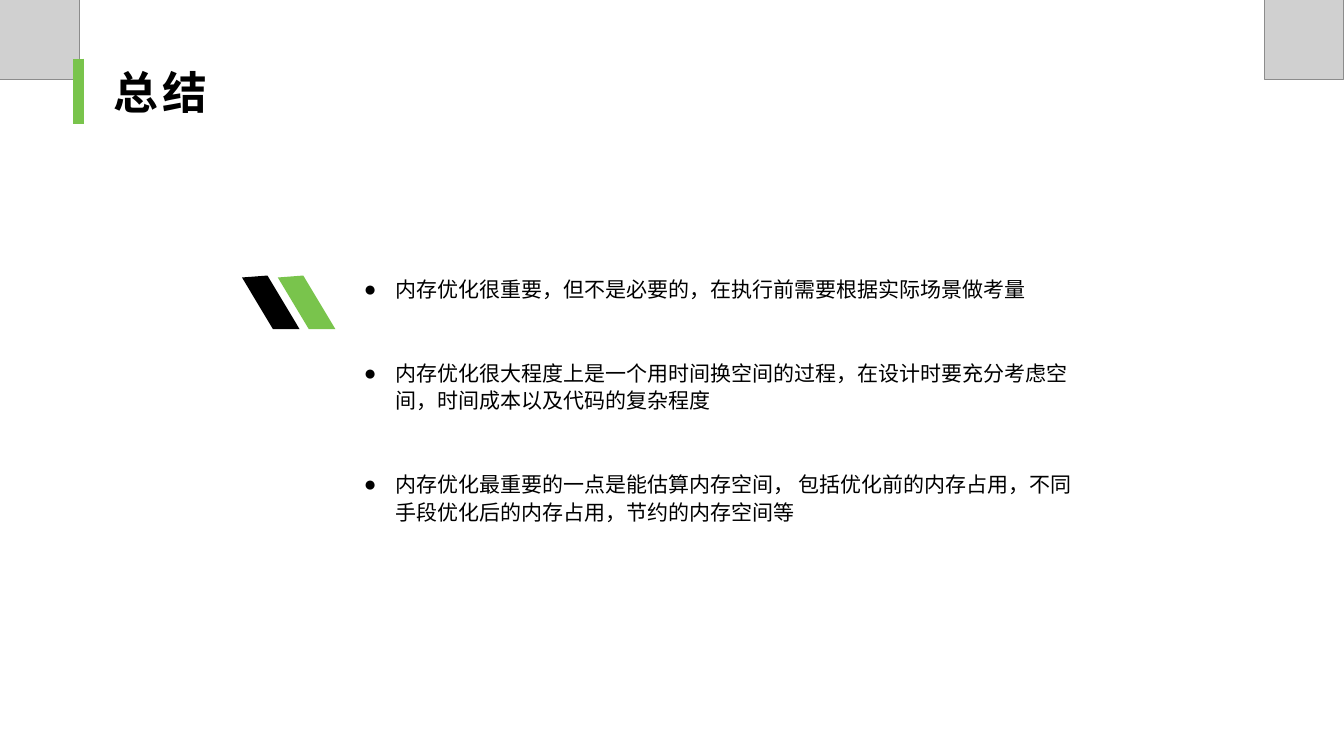
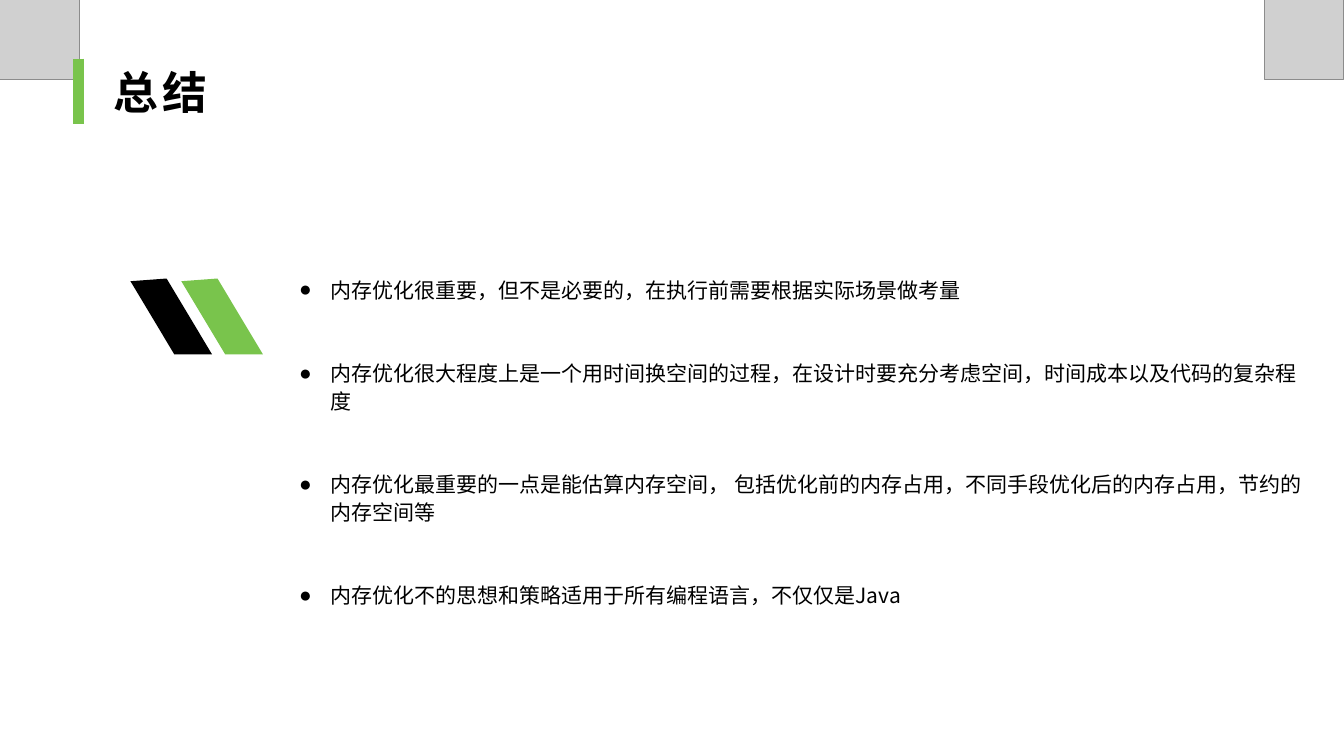
Before and after one commit to JiangJibo/project, a slide deck: slide 19 of web/src/main/resources/Java内存优化分享.pptx (slide 20 before the commit). Drawn at 1344x756 pixels with LibreOffice and Linux fonts; fonts in the diff are those of the drawing; grey boxes stand for pictures. Boxes give left, top, right and bottom in pixels: in the first picture for what was removed or moved away, otherwise in the second. Text is boxed around its words. In the diff, an @@ line names an element or a change of style, - is before the commit and + after.

```diff
--- a/web/src/main/resources/Java内存优化分享.pptx
+++ b/web/src/main/resources/Java内存优化分享.pptx
@@ freeform shape: place and size @@
-freeform shape at <box>242,265,300,341</box>
+freeform shape at <box>131,264,212,371</box>
@@ freeform shape: place and size @@
-freeform shape at <box>278,265,336,341</box>
+freeform shape at <box>181,264,263,371</box>
@@ free "内存优化很重要，但不是必要的，在执行前需要根据实际场景做考量": place and size @@
-free "内存优化很重要，但不是必要的，在执行前需要根据实际场景做考量" at <box>354,269,1085,532</box>
+free "内存优化很重要，但不是必要的，在执行前需要根据实际场景做考量" at <box>289,269,1328,642</box>
@@ text in free at <box>331,585,901,605</box>: paragraph added @@
+● 内存优化不的思想和策略适用于所有编程语言，不仅仅是Java
```
Also in this commit, not shown: 8 other slides changed, 3 slides added, 4 slides removed, 2 other files.
